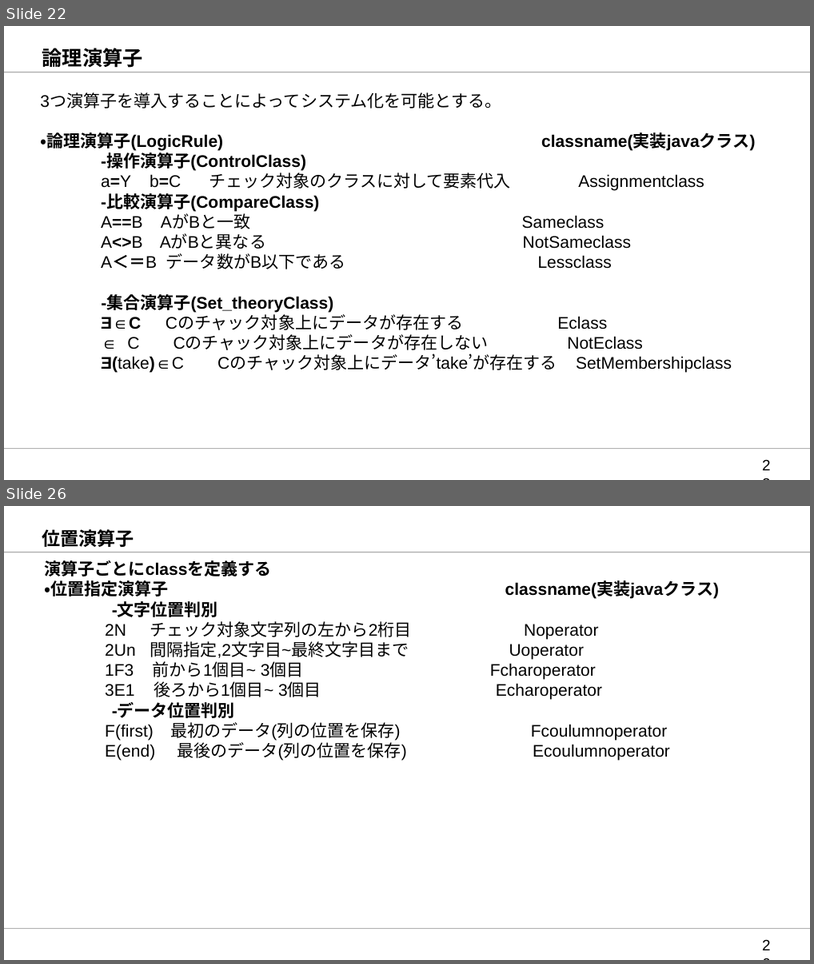
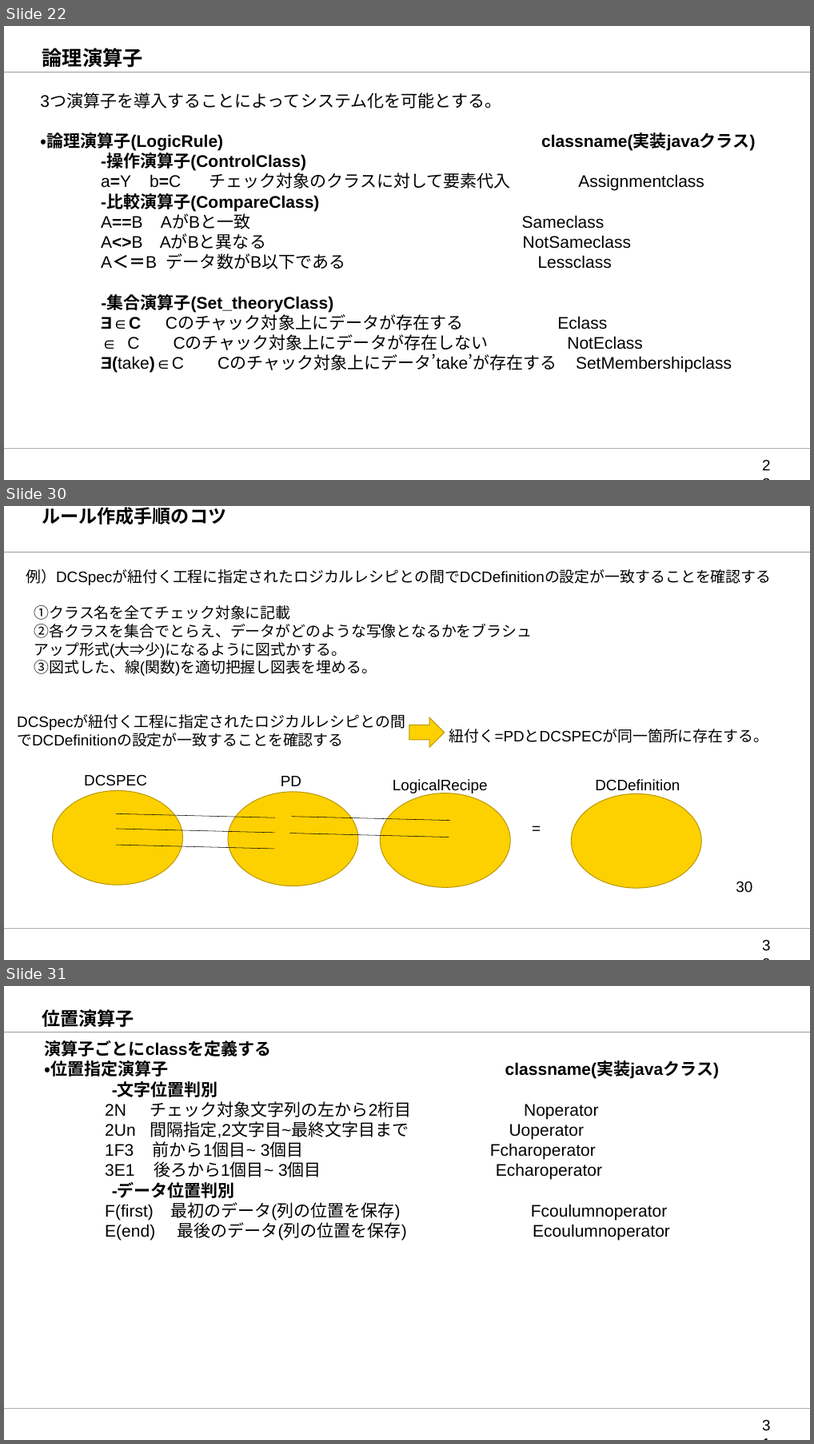
Before and after one commit to akiragm/Shared-Files, a slide deck: 統合マスタVer.2__チェック機能構築_5.pptx. Shown one above the other, each under a label of ours: slides 22 and 26 before the commit, slides 22, 30 and 31 after it; the slides between them are not shown. The pictures are 814x964 and 814x1444 pixels, drawn with LibreOffice and Linux fonts; fonts in the diff are those of the drawing. Boxes give left, top, right and bottom in pixels: in the first picture for what was removed or moved away, otherwise in the second. Text is boxed around its words. In the diff, an @@ line names an element or a change of style, - is before the commit and + after.

```diff
--- a/統合マスタVer.2__チェック機能構築_5.pptx
+++ b/統合マスタVer.2__チェック機能構築_5.pptx
@@ slide 30 added at [4,506,810,960], background #FFFFFF; not listed: 2 template elements that a slide beside it also shows @@
@@ title added at [42,507,227,524], 22 pt, text #000000, bold @@
+ルール作成手順のコツ
@@ text added at [26,569,771,585], 18 pt, text #000000 @@
+例）DCSpecが紐付く工程に指定されたロジカルレシピとの間でDCDefinitionの設定が一致することを確認する
@@ text added at [34,605,532,676], 18 pt, text #000000 @@
+①クラス名を全てチェック対象に記載
+②各クラスを集合でとらえ、データがどのような写像となるかをブラシュアップ形式(大⇒少)になるように図式かする。
+③図式した、線(関数)を適切把握し図表を埋める。
@@ text added at [11,709,414,752], 18 pt, text #000000 @@
+DCSpecが紐付く工程に指定されたロジカルレシピとの間でDCDefinitionの設定が一致することを確認する
@@ right arrow added at [410,718,445,748], fill #FDD000, outline #BB9A00 1 pt @@
@@ text added at [450,728,770,743], 18 pt, text #000000 @@
+紐付く=PDとDCSPECが同一箇所に存在する。
@@ ellipse added at [52,790,183,884], fill #FDD000, outline #BB9A00 1 pt @@
@@ text added at [84,774,147,786], 18 pt, text #000000 @@
+DCSPEC
@@ ellipse added at [228,792,358,886], fill #FDD000, outline #BB9A00 1 pt @@
@@ text added at [281,776,302,786], 18 pt, text #000000 @@
+PD
@@ ellipse added at [380,792,511,887], fill #FDD000, outline #BB9A00 1 pt @@
@@ text added at [393,779,488,793], 18 pt, text #000000 @@
+LogicalRecipe
@@ ellipse added at [571,793,702,888], fill #FDD000, outline #BB9A00 1 pt @@
@@ text added at [595,779,680,791], 18 pt, text #000000 @@
+DCDefinition
@@ line added from (116, 813) to (275, 817), #000000 0.5 pt @@
@@ line added from (292, 816) to (450, 820), #000000 0.5 pt @@
@@ text added at [526,816,572,840], 18 pt, text #000000 @@
+=
@@ line added from (116, 828) to (275, 832), #000000 0.5 pt @@
@@ line added from (290, 832) to (449, 837), #000000 0.5 pt @@
@@ line added from (116, 844) to (275, 848), #000000 0.5 pt @@
@@ page number added at [736,880,753,892], 18 pt, text #000000 @@
+30
@@ page number added at [757,932,784,956], 18 pt, text #000000 @@
+30
@@ what was slide 26 is now slide 31 @@
@@ page number at [757,1412,784,1436]: text changed @@
-26
+31
```
Also in this commit, not shown: 6 slides changed, 4 other slides added.
